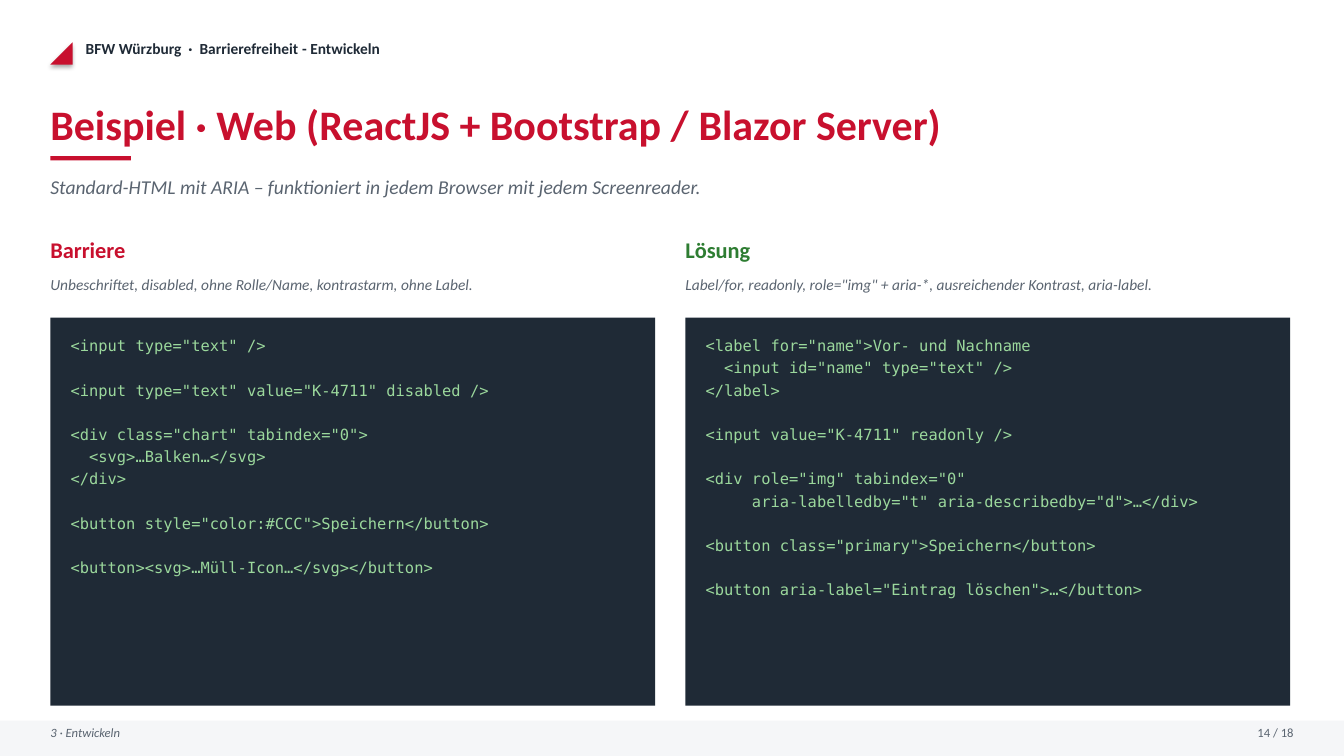
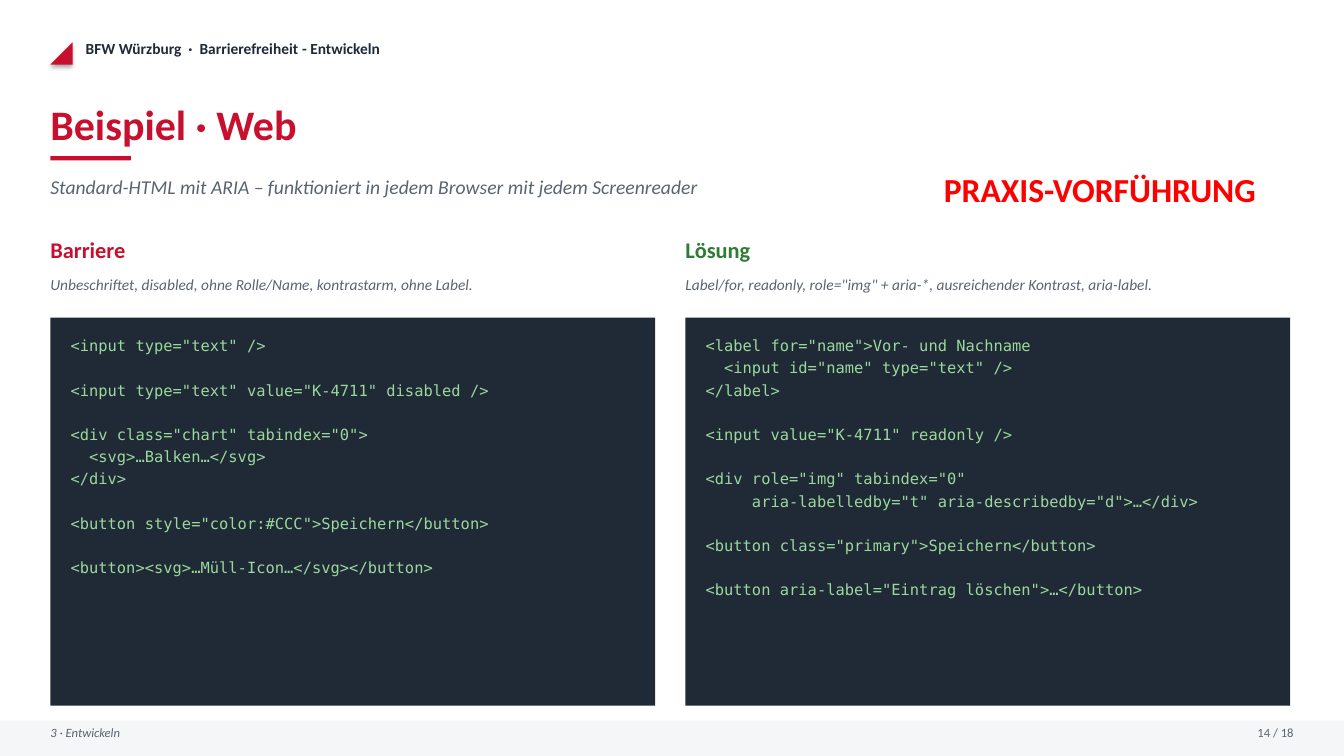
Before and after one commit to EH-BFW/BarrierefreiheitsDemos, a slide deck: slide 13 of Praesentation_Barrierefreiheit.pptx. Drawn at 1344x756 pixels with LibreOffice and Linux fonts; fonts in the diff are those of the drawing. Boxes give left, top, right and bottom in pixels: in the first picture for what was removed or moved away, otherwise in the second. Text is boxed around its words. In the diff, an @@ line names an element or a change of style, - is before the commit and + after.

```diff
--- a/Praesentation_Barrierefreiheit.pptx
+++ b/Praesentation_Barrierefreiheit.pptx
@@ text at [50, 110, 296, 147]: text changed @@
-Beispiel · Web (ReactJS + Bootstrap / Blazor Server)
+Beispiel · Web
@@ text added at [944, 174, 1256, 203], 24 pt, text #FF0000, bold @@
+PRAXIS-VORFÜHRUNG
@@ text at [50, 180, 697, 197]: text changed @@
-Standard-HTML mit ARIA – funktioniert in jedem Browser mit jedem Screenreader.
+Standard-HTML mit ARIA – funktioniert in jedem Browser mit jedem Screenreader
```
Also in this commit, not shown: 12 other slides changed, 1 slide removed.
